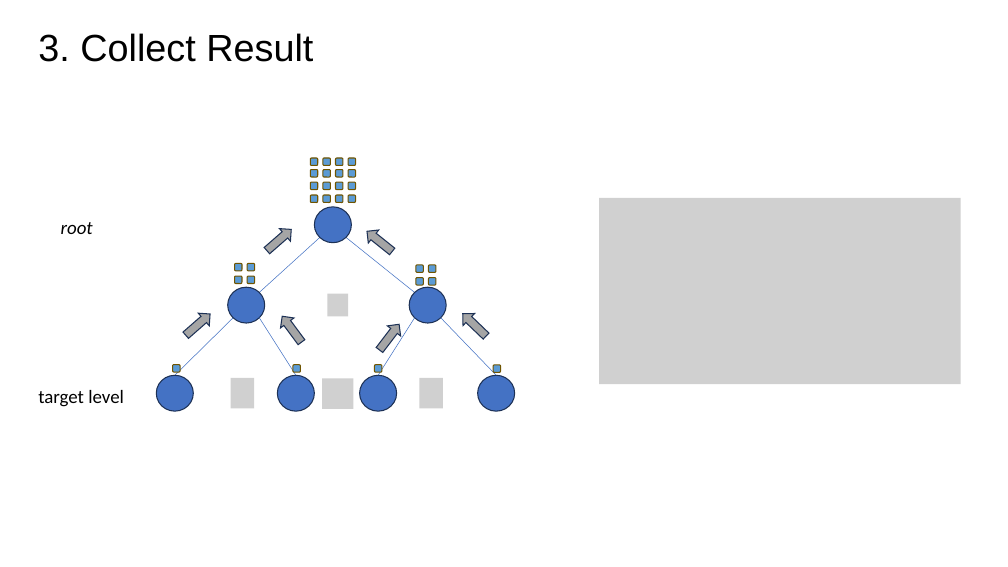
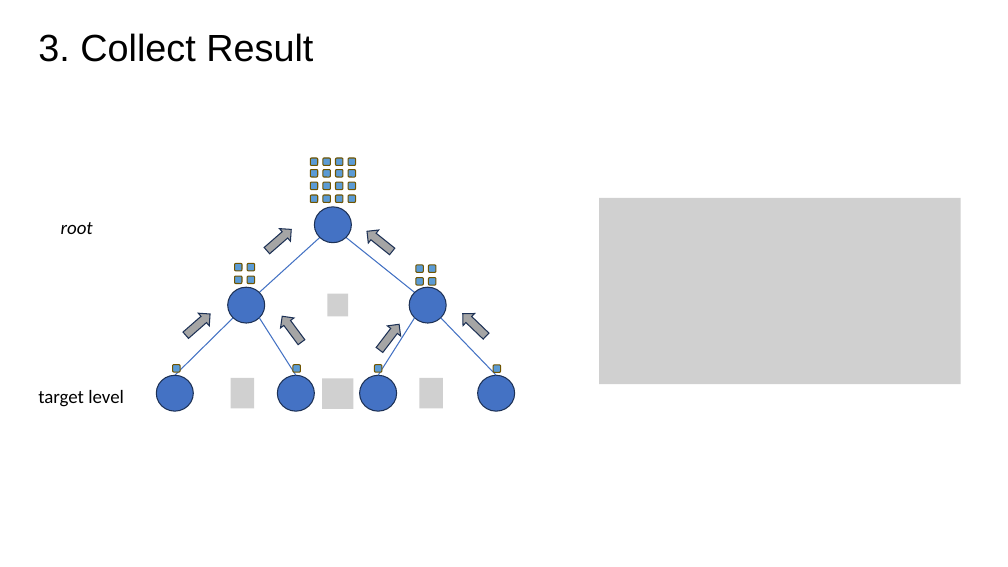
Before and after one commit to zhuliang21/Parallel-Matrix-Multiplication, a slide deck: slide 7 of powerpoint/Pre.pptx. Drawn at 1008x567 pixels with LibreOffice and Linux fonts; fonts in the diff are those of the drawing; grey boxes stand for pictures. Boxes give left, top, right and bottom in pixels: in the first picture for what was removed or moved away, otherwise in the second. Text is boxed around its words. In the diff, an @@ line names an element or a change of style, - is before the commit and + after.

```diff
--- a/powerpoint/Pre.pptx
+++ b/powerpoint/Pre.pptx
@@ line (320, 237) - (259, 293): stroke #4472C4 0.5 pt to #4472C4 1 pt @@
@@ line (346, 237) - (414, 293): stroke #4472C4 0.5 pt to #4472C4 1 pt @@
@@ line (233, 318) - (175, 375): stroke #4472C4 0.5 pt to #4472C4 1 pt @@
@@ line (259, 318) - (296, 375): stroke #4472C4 0.5 pt to #4472C4 1 pt @@
@@ line (414, 318) - (378, 375): stroke #4472C4 0.5 pt to #4472C4 1 pt @@
@@ line (441, 318) - (496, 375): stroke #4472C4 0.5 pt to #4472C4 1 pt @@
```
Also in this commit, not shown: 4 other slides changed, 1 slide added, 1 slide removed.
